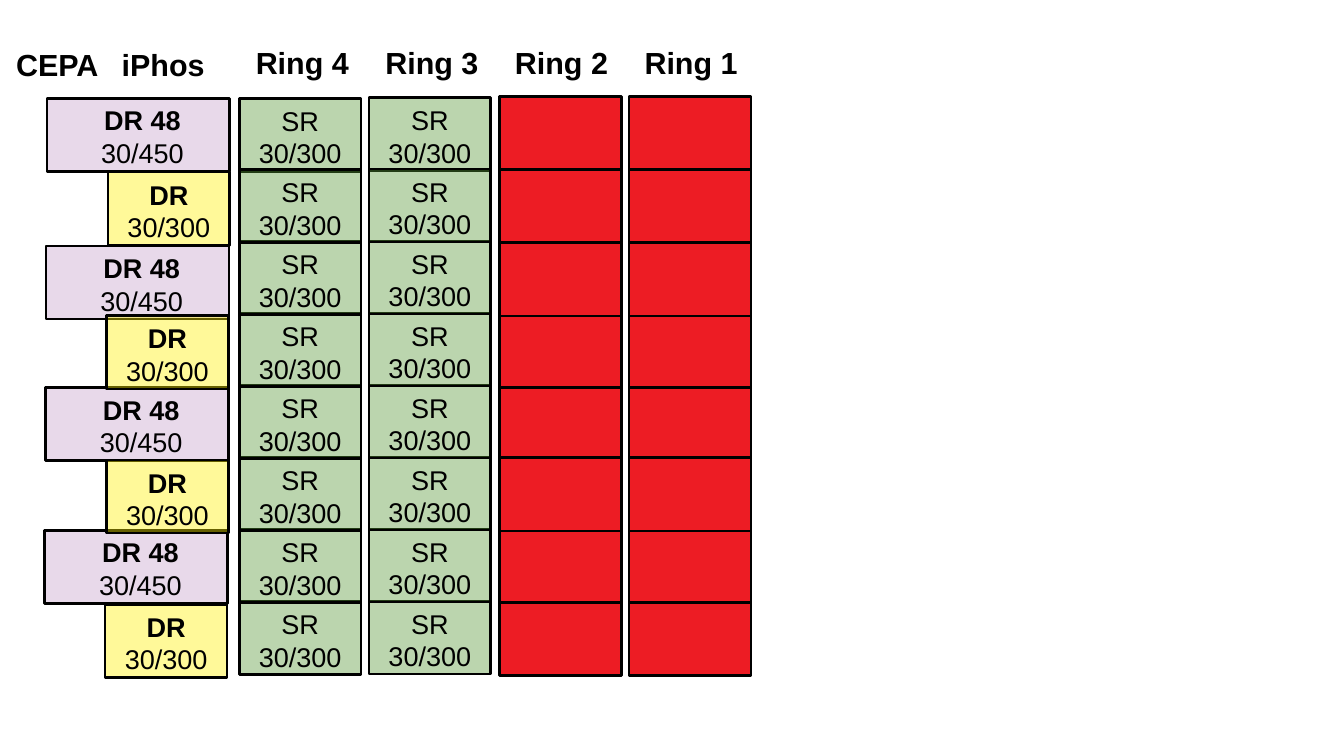
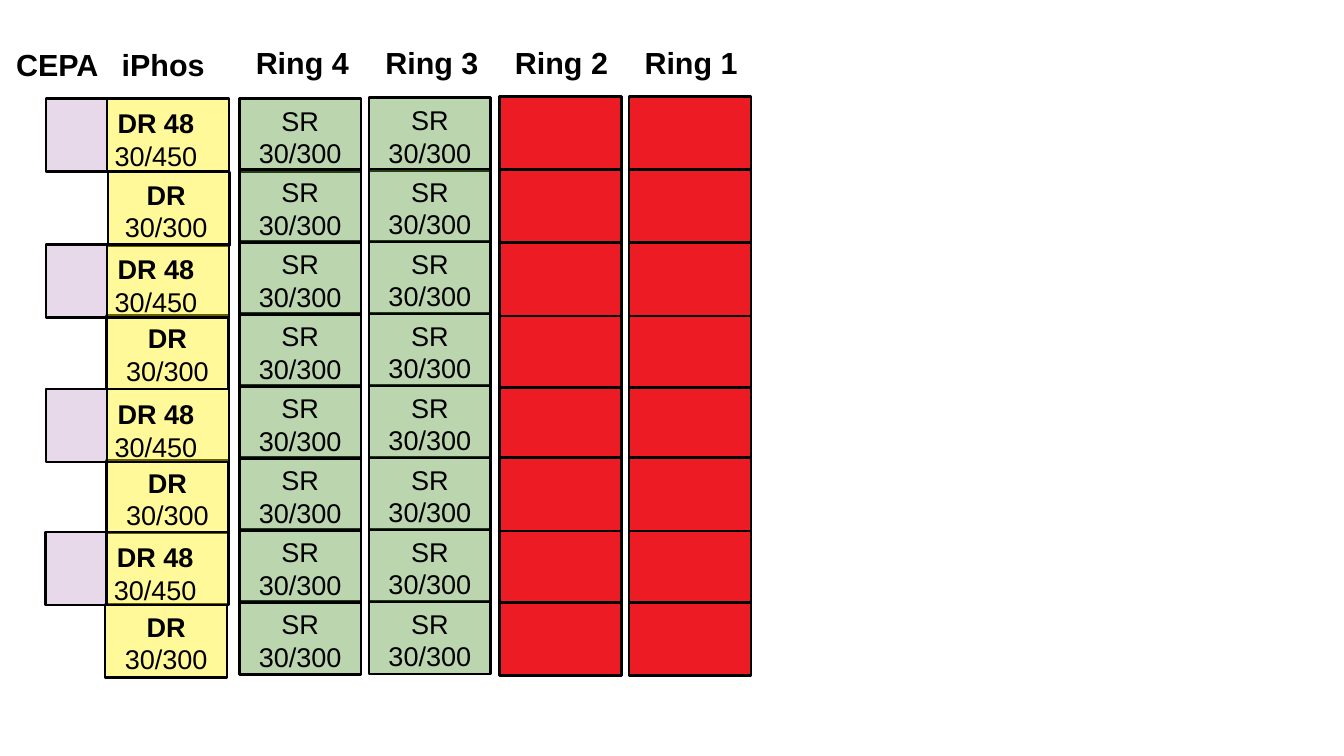
Before and after one commit to jenegger/r3bweek_24_paris, a slide deck: slide 3 of califa_what_we_need.odp. Drawn at 1344x756 pixels with LibreOffice and Linux fonts; fonts in the diff are those of the drawing. Boxes give left, top, right and bottom in pixels: in the first picture for what was removed or moved away, otherwise in the second. Text is boxed around its words. In the diff, an @@ line names an element or a change of style, - is before the commit and + after.

```diff
--- a/califa_what_we_need.odp
+++ b/califa_what_we_need.odp
@@ rectangle: place and size @@
-rectangle at [46, 99, 229, 172]
+rectangle at [46, 99, 107, 172]
@@ rectangle added at [107, 99, 229, 172], fill #FFF200 at 40% opacity, outline #000000 1.5 pt @@
@@ rectangle: place and size @@
-rectangle at [46, 246, 229, 320]
+rectangle at [46, 244, 107, 317]
@@ rectangle added at [107, 244, 229, 317], fill #FFF200 at 40% opacity, outline #000000 1.5 pt @@
@@ rectangle: place and size @@
-rectangle at [45, 388, 228, 461]
+rectangle at [46, 389, 107, 462]
@@ rectangle added at [107, 389, 229, 462], fill #FFF200 at 40% opacity, outline #000000 1.5 pt @@
@@ rectangle: place and size @@
-rectangle at [45, 531, 228, 604]
+rectangle at [45, 533, 106, 606]
@@ 4 texts: place and size @@
-4 texts at [99, 111, 184, 596]
+4 texts at [114, 114, 198, 605]
@@ rectangle added at [106, 533, 228, 606], fill #FFF200 at 40% opacity, outline #000000 1.5 pt @@
```
Also in this commit, not shown: 3 other slides changed, 1 slide added, 7 other files.
